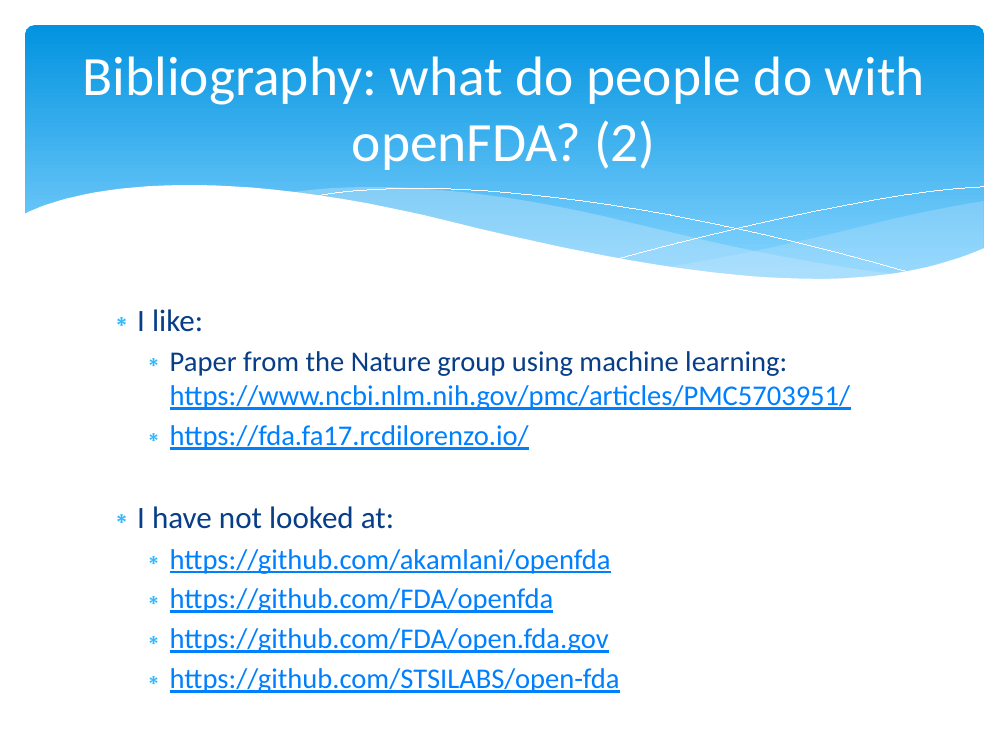
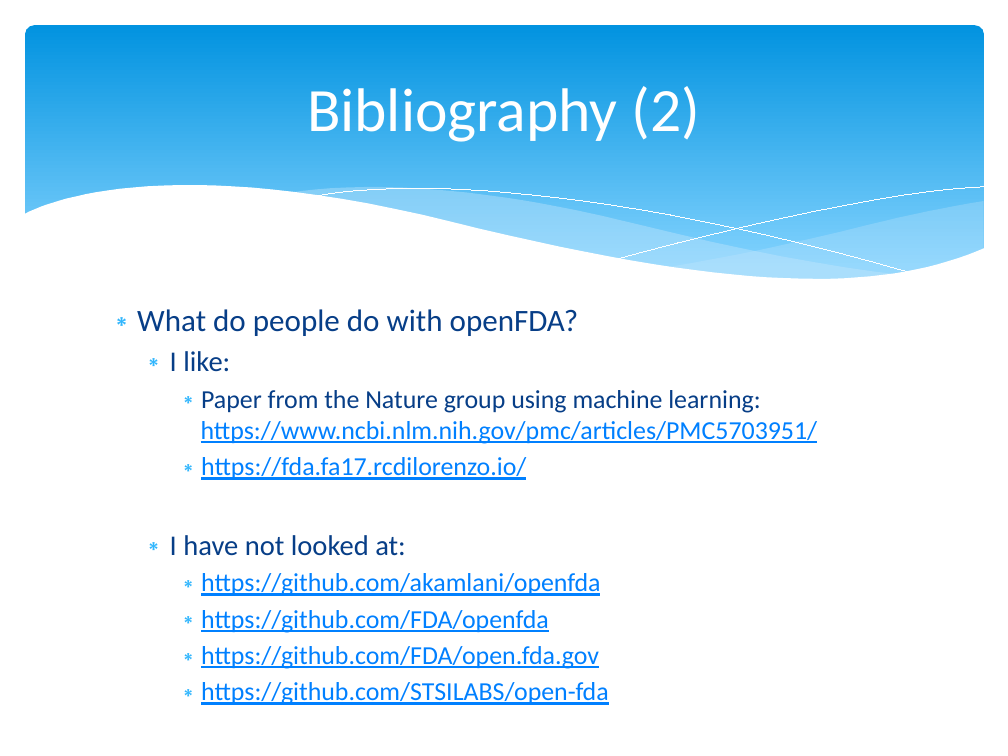
Before and after one commit to agendrin/myProject, a slide deck: slide 36 of 2018_09_10_Presentation.pptx (slide 35 before the commit). Drawn at 1008x756 pixels with LibreOffice and Linux fonts; fonts in the diff are those of the drawing. Boxes give left, top, right and bottom in pixels: in the first picture for what was removed or moved away, otherwise in the second. Text is boxed around its words. In the diff, an @@ line names an element or a change of style, - is before the commit and + after.

```diff
--- a/2018_09_10_Presentation.pptx
+++ b/2018_09_10_Presentation.pptx
@@ title at (307, 86, 701, 142): text changed; size 39.6 to 44 pt @@
-Bibliography: what do people do with openFDA? (2)
+Bibliography (2)
@@ text at (137, 309, 579, 336): paragraph added @@
+∗ What do people do with openFDA?
@@ text at (170, 351, 818, 705): size 22.2 to 20.4 pt in "I like:", "I have not looked at:"; size 20.4 to 18.5 pt in "Paper from the Nature group using machine ...", "https://fda.fa17.rcdilorenzo.io/", "https://github.com/akamlani/openfda", "https://github.com/FDA/openfda" and 2 more places; list level 1 to 2 in "I like:"; list level 2 to 3 in "Paper from the Nature group ..."; list level 2 to 3 in "https://fda.fa17.rcdilorenzo.io/"; list level 1 to 2 in "I have not looked at:"; list level 2 to 3 in "https://github.com/akamlani/openfda"; list level 2 to 3 in "https://github.com/FDA/openfda"; list level 2 to 3 in "https://github.com/FDA/open.fda.gov"; list level 2 to 3 in "https://github.com/STSILABS/open-fda" @@
```
Also in this commit, not shown: 6 other slides changed, 1 slide added.
